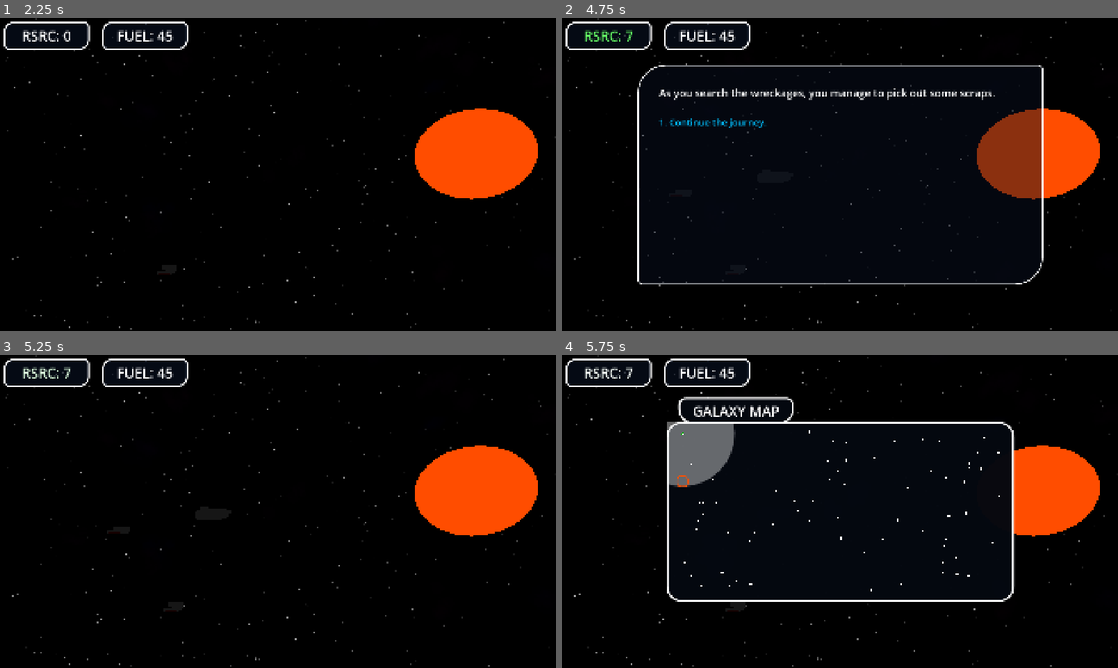
Above: before the commit, frames 1-4 (two rows, left to right).
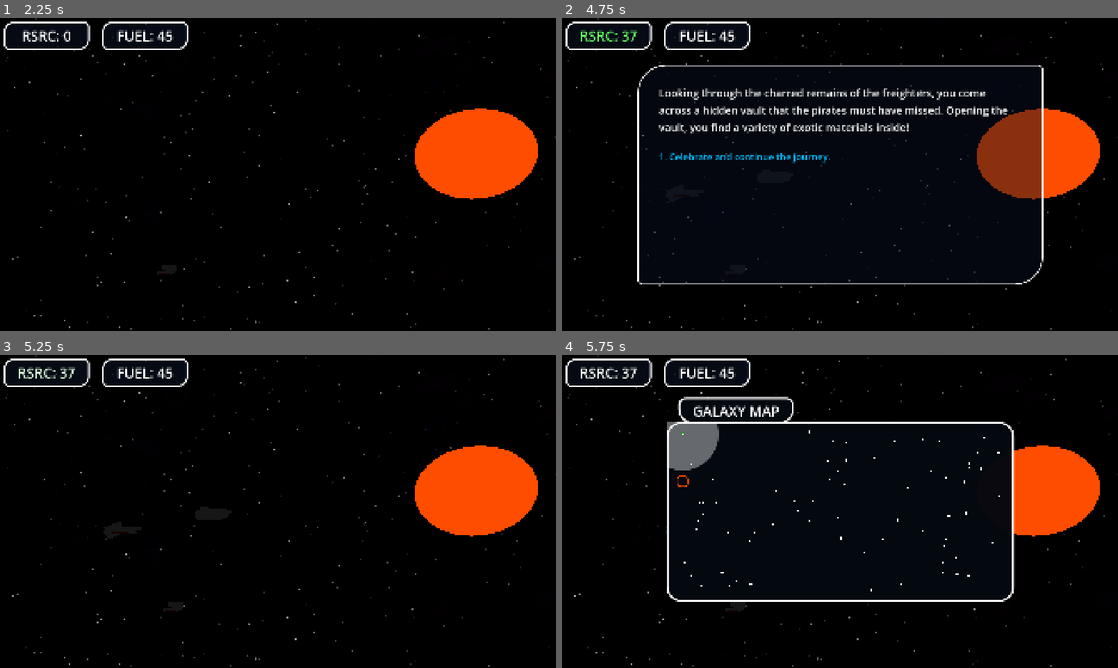
Above: after the commit, the same moments.

Repository: SidewaysFox/faster-than-faster-than-light
Game: Godot game, scene res://space.tscn
The game is run twice, just before and just after one commit, with the same random seed, the same clock (stepped at 60 frames per second) and the same inputs.
Inputs:
- Up to frame 1 (2.25 s): hold D (right1) 0.53-1.28 s; tap 1 (1) at 0.6 s; tap 4 (4) at 0.8, 1.35 s; hold S (down1) 1.28-2.03 s; tap B (A) at 1.55, 2.1 s; hold D (right1) from 2.03 s (still down)
- Up to frame 2 (4.75 s): tap , (D) at 2.3, 2.85 s; release D (right1) at 2.78 s; hold W (up1) 2.78-3.53 s; tap 1 (1) at 3.05, 3.6 s; hold A (left1) from 3.53 s (still down); tap 4 (4) at 3.8, 4.35 s; tap B (A) at 4.55 s
- Up to frame 3 (5.25 s): release A (left1) at 5.03 s; hold S (down1) from 5.03 s (still down); tap B (A) at 5.1 s
- Up to frame 4 (5.75 s): keep holding S (down1); tap , (D) at 5.3 s

Frame 1 is identical in both runs. In frame 2, 3.2% of the frame differs, in the area x 3-81%, y 3-47%; in frame 3, 0.3%; in frame 4, 1.1%.
Error before the commit: Out of bounds get index '0' (on base: 'Array') (res://user_interface.gd:97)
Error after the commit: Out of bounds get index '0' (on base: 'Array') (res://user_interface.gd:111)

Commit message:
relay ships i s'pose
yeah

Diff:
--- a/faster-than-faster-than-light/global.gd
+++ b/faster-than-faster-than-light/global.gd
@@ -6,18 +6,19 @@
 var resources: int = 0
 var fuel: int = 45
 var fleet: Array = []
+var jump_distance: float = 180.0
+var augmentations: Array = []
+var galaxy_data: Array = []
 var sector_count: int = 8
 var sector_size: float = 400
+var sector_system_count: int = 25
 var gmap_top: float = 30
 var gmap_bot: float = 590
-var sector_system_count: int = 25
-var joystick_sens: float = 1.5
-var galaxy_data: Array = []
 var current_system: int
 var system_position: Vector2
+var visited_systems: Array[int] = []
 var unique_visits: int = 0
-var visited_systems: Array[int] = []
-var jump_distance: float = 180.0
+var joystick_sens: float = 1.5
 
 
 func _ready() -> void:
@@ -42,12 +43,28 @@
 	fleet.append(new_ship)
 	get_node("/root/Space/FriendlyShips").add_child(new_ship.duplicate())
 
-	for i in 2:
-		new_ship = starship.instantiate()
-		new_ship.team = 1
-		new_ship.type = 1
-		fleet.append(new_ship)
-		get_node("/root/Space/FriendlyShips").add_child(new_ship.duplicate())
+	new_ship = starship.instantiate()
+	new_ship.id = 1
+	new_ship.team = 1
+	new_ship.type = 1
+	fleet.append(new_ship)
+	get_node("/root/Space/FriendlyShips").add_child(new_ship.duplicate())
+
+	new_ship = starship.instantiate()
+	new_ship.id = 2
+	new_ship.team = 1
+	new_ship.type = 6
+	fleet.append(new_ship)
+	get_node("/root/Space/FriendlyShips").add_child(new_ship.duplicate())
+
+	stats_update()
+
+
+func stats_update() -> void:
+	jump_distance = 100.0
+	for ship in fleet:
+		if ship.type == 6:
+			jump_distance += 25 * ship.level
 
 
 func new_system(system: int) -> void:
--- /dev/null
+++ b/faster-than-faster-than-light/relay_mesh.tscn
@@ -0,0 +1,84 @@
+[gd_scene load_steps=12 format=3 uid="uid://dtmka8h8pyslt"]
+
+[sub_resource type="StandardMaterial3D" id="StandardMaterial3D_ng4vp"]
+albedo_color = Color(0.784314, 0.784314, 0.784314, 1)
+emission_enabled = true
+emission = Color(1, 1, 1, 1)
+emission_energy_multiplier = 0.1
+
+[sub_resource type="BoxMesh" id="BoxMesh_wpmgm"]
+material = SubResource("StandardMaterial3D_ng4vp")
+size = Vector3(10, 3, 5)
+
+[sub_resource type="StandardMaterial3D" id="StandardMaterial3D_86p3r"]
+albedo_color = Color(0.627451, 0.627451, 0.627451, 1)
+emission_enabled = true
+emission = Color(1, 1, 1, 1)
+emission_energy_multiplier = 0.1
+
+[sub_resource type="BoxMesh" id="BoxMesh_deqbx"]
+material = SubResource("StandardMaterial3D_86p3r")
+size = Vector3(20, 2, 2)
+
+[sub_resource type="StandardMaterial3D" id="StandardMaterial3D_wpmgm"]
+albedo_color = Color(1, 0.313726, 0, 1)
+emission_enabled = true
+emission = Color(1, 0.313726, 0, 1)
+emission_energy_multiplier = 0.1
+
+[sub_resource type="BoxMesh" id="BoxMesh_ng4vp"]
+material = SubResource("StandardMaterial3D_wpmgm")
+size = Vector3(12, 0.5, 0.1)
+
+[sub_resource type="BoxMesh" id="BoxMesh_fb3fn"]
+material = SubResource("StandardMaterial3D_86p3r")
+size = Vector3(20, 2, 2)
+
+[sub_resource type="StandardMaterial3D" id="StandardMaterial3D_2mlit"]
+albedo_color = Color(1, 0.313726, 0, 1)
+emission_enabled = true
+emission = Color(1, 0.313726, 0, 1)
+emission_energy_multiplier = 0.1
+
+[sub_resource type="BoxMesh" id="BoxMesh_86p3r"]
+material = SubResource("StandardMaterial3D_2mlit")
+size = Vector3(7, 0.1, 0.5)
+
+[sub_resource type="StandardMaterial3D" id="StandardMaterial3D_ogk3x"]
+albedo_color = Color(0.156863, 0.156863, 0.156863, 1)
+emission_enabled = true
+emission = Color(1, 1, 1, 1)
+emission_energy_multiplier = 0.1
+
+[sub_resource type="BoxMesh" id="BoxMesh_6q4y1"]
+material = SubResource("StandardMaterial3D_ogk3x")
+size = Vector3(2, 8, 12)
+
+[node name="FighterMesh" type="Node3D"]
+
+[node name="Hull" type="MeshInstance3D" parent="."]
+mesh = SubResource("BoxMesh_wpmgm")
+
+[node name="WingRight" type="MeshInstance3D" parent="."]
+transform = Transform3D(1, 0, 0, 0, 1, 0, 0, 0, 1, 0, 0, 3)
+mesh = SubResource("BoxMesh_deqbx")
+
+[node name="WingRightAccent" type="MeshInstance3D" parent="."]
+transform = Transform3D(1, 0, 0, 0, 1, 0, 0, 0, 1, 0, 0, 4)
+mesh = SubResource("BoxMesh_ng4vp")
+
+[node name="WingLeft" type="MeshInstance3D" parent="."]
+transform = Transform3D(1, 0, 0, 0, 1, 0, 0, 0, 1, 0, 0, -3)
+mesh = SubResource("BoxMesh_fb3fn")
+
+[node name="WingLeftAccent" type="MeshInstance3D" parent="."]
+transform = Transform3D(1, 0, 0, 0, 1, 0, 0, 0, 1, 0, 0, -4)
+mesh = SubResource("BoxMesh_ng4vp")
+
+[node name="HullAccent" type="MeshInstance3D" parent="."]
+transform = Transform3D(1, 0, 0, 0, 1, 0, 0, 0, 1, 0, 1.5, 0)
+mesh = SubResource("BoxMesh_86p3r")
+
+[node name="RelayDish" type="MeshInstance3D" parent="."]
+transform = Transform3D(1, 0, 0, 0, 1, 0, 0, 0, 1, -6, 0, 0)
+mesh = SubResource("BoxMesh_6q4y1")
--- a/faster-than-faster-than-light/space.gd
+++ b/faster-than-faster-than-light/space.gd
@@ -43,7 +43,7 @@
 		$Background.get_node("MainStar" + str(i + 1)).mesh.radius = randf_range(40, 250)
 		$Background.get_node("MainStar" + str(i + 1)).mesh.height = $Background.get_node("MainStar" + str(i + 1)).mesh.radius * 2
 		$Background.get_node("MainStar" + str(i + 1)).position = Vector3(x, y, z)
-		if ($Background.get_node("MainStar" + str(i + 1)).mesh.radius / 2) / Vector3(x, y, z).distance_to(Vector3.ZERO) > 0.2:
+		if ($Background.get_node("MainStar" + str(i + 1)).mesh.radius / 2) / Vector3(x, y, z).distance_to(Vector3.ZERO) > 0.21:
 			star_proximity = true
 		print(($Background.get_node("MainStar" + str(i + 1)).mesh.radius / 2) / Vector3(x, y, z).distance_to(Vector3.ZERO))
 	# Create nebulae
--- a/faster-than-faster-than-light/starship.gd
+++ b/faster-than-faster-than-light/starship.gd
@@ -2,7 +2,9 @@
 
 
 @export_category("Properties")
-## What team the starship is on - 0 is neutral, 1 is friendly, 2 is hostile
+## The starship's ID, used to identify it in data storage
+@export var id: int = 0
+## What team the starship is on
 @export var team: int = 0
 # -1: Hostile
 # 0: Neutral
@@ -76,4 +78,8 @@
 
 
 func begin_warp() -> void:
+	Global.fleet[id].ship_name = ship_name
+	Global.fleet[id].level = level
+	Global.fleet[id].hull_strength = hull_strength
+	Global.fleet[id].weapons = weapons
 	$JumpDelay.start(randf() * 2)
--- a/faster-than-faster-than-light/starship.tscn
+++ b/faster-than-faster-than-light/starship.tscn
@@ -1,12 +1,13 @@
-[gd_scene load_steps=4 format=3 uid="uid://cjxyia0bj1uuo"]
+[gd_scene load_steps=5 format=3 uid="uid://cjxyia0bj1uuo"]
 
 [ext_resource type="Script" uid="uid://ou4uilyxtgnd" path="res://starship.gd" id="1_ng4vp"]
 [ext_resource type="PackedScene" uid="uid://b7rwxfw7w8fbl" path="res://command_ship_mesh.tscn" id="2_86p3r"]
 [ext_resource type="PackedScene" uid="uid://bj55jmmx5j5ur" path="res://fighter_mesh.tscn" id="2_wpmgm"]
+[ext_resource type="PackedScene" uid="uid://dtmka8h8pyslt" path="res://relay_mesh.tscn" id="4_deqbx"]
 
 [node name="Starship" type="Node3D"]
 script = ExtResource("1_ng4vp")
-meshes = Array[PackedScene]([ExtResource("2_86p3r"), ExtResource("2_wpmgm")])
+meshes = Array[PackedScene]([ExtResource("2_86p3r"), ExtResource("2_wpmgm"), null, null, null, null, ExtResource("4_deqbx"), null, null, null])
 
 [node name="JumpDelay" type="Timer" parent="."]
 one_shot = true
--- a/faster-than-faster-than-light/user_interface.gd
+++ b/faster-than-faster-than-light/user_interface.gd
@@ -29,6 +29,14 @@
 	"As you warp into the system, your fleet finds itself surrounded by a number of large wreckages. It looks like pirates must have found good prey in a convoy of freighters.",
 	[["Scrap what's left of the freighter hulls.", ["resources", randi_range(5, 15), 0]]]
 	],
+	[[1],
+	"As you warp into the system, your fleet finds itself surrounded by a number of large wreckages. It looks like pirates must have found good prey in a convoy of freighters.",
+	[["Scrap what's left of the freighter hulls.", ["dialogue_set_up", 1, 1]]]
+	],
+	[[1],
+	"As you warp into the system, your fleet finds itself surrounded by a number of large wreckages. It looks like pirates must have found good prey in a convoy of freighters.",
+	[["Scrap what's left of the freighter hulls.", ["resources", randi_range(20, 40), 2]]]
+	],
 	[[2],
 	"As your fleet exits its jump, you see two stars locked in each others' orbits. You spend a moment taking a deep breath, before returning to your duties on deck.",
 	[["Enjoy the view as your warp drives charge up once more.", ["close"]]]
@@ -54,6 +62,12 @@
 var response_dialogue: Array = [ # Main text, [option, result]
 	["As you search the wreckages, you manage to pick out some scraps.",
 	[["Continue the journey.", ["close"]]]
+	],
+	["You search the wreckages but there is nothing of value to find.",
+	[["Continue the journey.", ["close"]]]
+	],
+	["Looking through the charred remains of the freighters, you come across a hidden vault that the pirates must have missed. Opening the vault, you find a variety of exotic materials inside!",
+	[["Celebrate and continue the journey.", ["close"]]]
 	],
 ]
 
@@ -133,7 +147,7 @@
 						in_warp_range = true
 				n += 1
 			%Cursor.position = lerp(%Cursor.position, %Cursor.get_overlapping_areas()[closest_token[0]].position, 0.2)
-			if (Input.is_action_just_pressed("1") or Input.is_action_just_pressed("A")) and in_warp_range and Global.fuel > len(Global.fleet):
+			if (Input.is_action_just_pressed("1") or Input.is_action_just_pressed("A")) and in_warp_range and Global.fuel >= len(Global.fleet):
 				galaxy_map_showing = false
 				Global.fuel -= len(Global.fleet)
 				_quantity_change(1, false)
--- a/faster-than-faster-than-light/user_interface.tscn
+++ b/faster-than-faster-than-light/user_interface.tscn
@@ -191,6 +191,7 @@
 shape = SubResource("CircleShape2D_i7dvk")
 
 [node name="GalaxyMapTitle" type="Panel" parent="."]
+layout_mode = 0
 offset_left = 400.0
 offset_top = 146.0
 offset_right = 800.0
